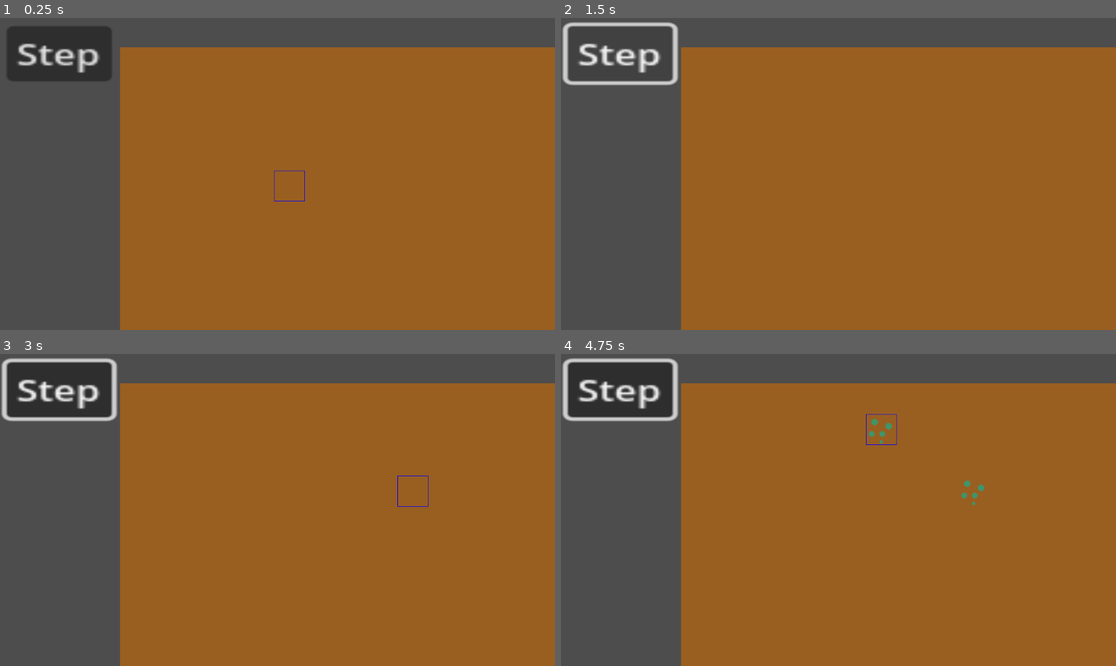
Above: before the commit, frames 1-4 (two rows, left to right).
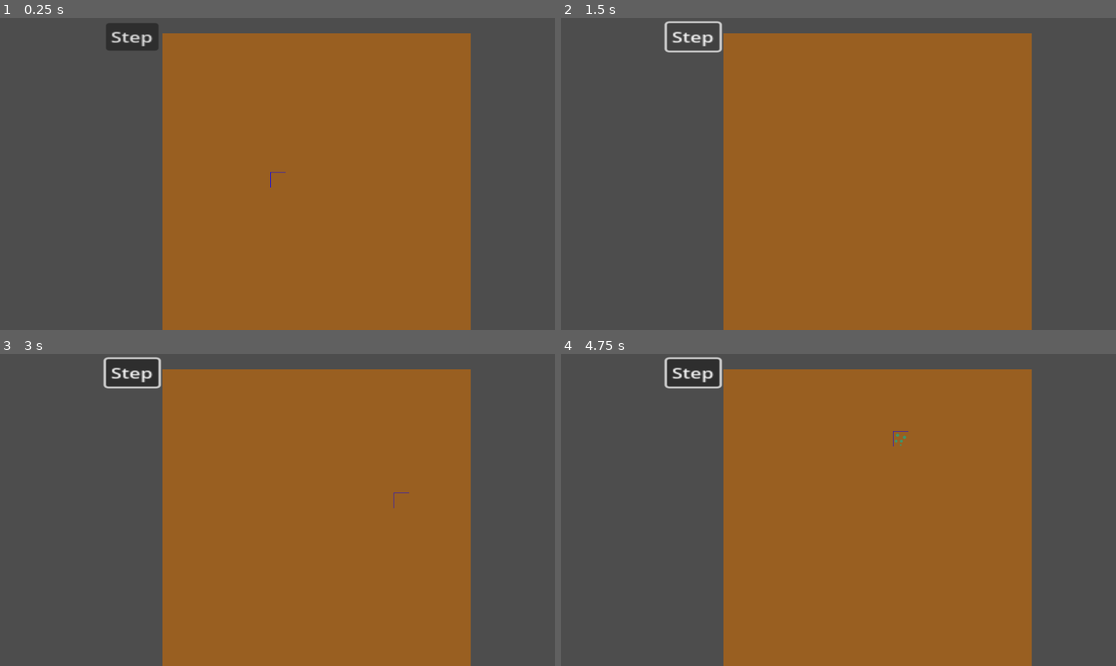
Above: after the commit, the same moments.

Repository: CMillsWork/Ecological-Succession
Game: Godot game, scene res://main.tscn
Two runs of this game, one before a commit and one after it. Both use one fixed random seed, a clock stepped at 60 frames per second and the inputs below.
Inputs (mouse positions are in pixels of both pictures, inside the frame that each line leads up to):
- Up to frame 1 (0.25 s): no input
- Up to frame 2 (1.5 s): click "Step" at 0.5 s; click "Step" at 1.25 s
- Up to frame 3 (3 s): click "Step" at 2 s; tap Enter at 2.75 s; move the mouse to (399, 494) at 2.77 s; press the mouse at (399, 494) at 2.78 s
- Up to frame 4 (4.75 s): right-click (960, 494) at 3.05 s; tap Space at 3.5 s; move the mouse to (727, 525) at 3.52 s; release the mouse at (727, 525) at 3.53 s; right-click (727, 525) at 3.6 s; click (727, 525) at 3.8 s; tap Enter at 4.25 s; move the mouse to (894, 441) at 4.27 s; press the mouse at (894, 441) at 4.28 s; right-click (894, 441) at 4.55 s

The runs differ from the first frame. In frame 1, 27% of the frame differs, in the area x 1-100%, y 1-100%; in frame 2, 25%; in frame 3, 28%; in frame 4, 28%, in the area x 0-100%, y 0-100%.

Commit message:
Lichen now behave as per Conway'ws Game of Life.
Annuals now appear when conditions are appropriate, though their
conditions might need adjusting.

Diff:
--- a/Cell.gd
+++ b/Cell.gd
@@ -27,7 +27,13 @@
 
 var sprite : AnimatedSprite2D
 
-var healthy = true;
+# 0 = die
+# 1 = live
+# 2 = populate
+var operation : int = 0;
+
+# track what this tile was at the start of the tick
+var old_type = type.DIRT;
 
 # Called when the node enters the scene tree for the first time.
 func _ready():
@@ -40,71 +46,75 @@
 	pass
 
 func check_conditions():
-	healthy = true
+	operation = 0
 
 	# what do the different plants need to survive?
 	match current_type:
 		type.DIRT:
-			healthy = false
+			grow_new()
 		type.LICHEN:
-			if sunlight > 6:
-				healthy = false
-			if sunlight < 5:
-				healthy = false
-			if water < 1: # pretty much just need water from the air
-				healthy = false
+			if sunlight == 5 && water > 0:
+				operation = 1
+			elif sunlight == 6 && water > 0:
+				operation = 2
 		type.ANNUAL:
 			if nitrates < 3:
-				healthy = false
+				operation = false
 			if water < 3: # needs water, but not too much
-				healthy = false
+				operation = false
 			if water > 5:
-				healthy = false
+				operation = false
 			if sunlight > 5.5:
-				healthy = false
+				operation = false
 			if sunlight < 4.25:
-				healthy = false
+				operation = false
+			if nitrates >= 3 && water >= 3 && water <= 5 && sunlight >= 4.25:
+				operation = 1
+			elif nitrates >= 3 && water >= 3 && water <= 5 && sunlight <= 5.5:
+				operation = 2
 		type.PERENNIAL:
 			if nitrates < 4:
-				healthy = false
+				operation = false
 			if phosphates < 2:
-				healthy = false
+				operation = false
 			if water < 4:
-				healthy = false
+				operation = false
 			if sunlight > 4.5:
-				healthy = false
+				operation = false
 			if sunlight < 3.5:
-				healthy = false
+				operation = false
 		type.FAST_TREE:
 			if nitrates < 5:
-				healthy = false
+				operation = false
 			if phosphates < 4:
-				healthy = false
+				operation = false
 			if potassium < 4:
-				healthy = false
+				operation = false
 			if water < 10:
-				healthy = false
+				operation = false
 			if sunlight > 7:
-				healthy = false
+				operation = false
 			if sunlight < 5:
-				healthy = false
+				operation = false
 		type.SLOW_TREE:
 			if nitrates < 5:
-				healthy = false
+				operation = false
 			if phosphates < 4:
-				healthy = false
+				operation = false
 			if potassium < 4:
-				healthy = false
+				operation = false
 			if water < 15:
-				healthy = false
+				operation = false
 			if sunlight > 7:
-				healthy = false
+				operation = false
 			if sunlight < 3:
-				healthy = false
+				operation = false
+		_:
+			assert(false, 'error, tile type out of bounds!')
 	# if abstracting, use the line below
 	#assert(false, 'please override')
 
-	return healthy
+	return operation
 
 
 # add and subtract nutrients
@@ -172,9 +182,14 @@
 
 # try to grow something until we get something healthy, then report back
 func grow_new():
-	for current_type in range(5,1,-1):
-		if check_conditions():
-			sunlight_used = 1 + ((current_type-1)/0.25)
+	# don't grow new stuff over non-dirt tiles
+	if current_type != type.DIRT:
+		return current_type
+
+	for iterator in range(5,0,-1):
+		current_type = iterator
+		if check_conditions() == 2:
+			grow(current_type)
 			return current_type
 
 	current_type = type.DIRT
@@ -190,19 +205,19 @@
 #	Give 1/8 that amount to each neighbor's nutrient count
 #	Remove that amount from the cell's nutrient count
 func erode():
-	var erosion_n = nitrates * water / (current_type * 10)
+	var erosion_n : float = nitrates * water / (1+current_type * 10.0)
 	round(erosion_n)
 	nitrates -= erosion_n
 
-	var erosion_p = phosphates * water / (current_type * 9)
+	var erosion_p : float = phosphates * water / (1+current_type * 9.0)
 	round(erosion_p)
 	phosphates -= erosion_p
 
-	var erosion_k = potassium * water / (current_type * 8)
+	var erosion_k : float = potassium * water / (1+current_type * 8.0)
 	round(erosion_k)
 	potassium -= erosion_k
 
-	var erosion_w = water / (current_type * 7)
+	var erosion_w : float = water / (1+current_type * 7.0)
 	round(erosion_w)
 	water -= erosion_w
 
--- a/main.gd
+++ b/main.gd
@@ -46,59 +46,77 @@
 
 	if dic.has(str(tile_data)):
 		tileMap.set_cell(2, tile_data, 1, Vector2i(0,0), 0)
-		print_debug('x=',tile_data.x, ' y=', tile_data.y, ' data=', cells[tile_data.x][tile_data.y].sunlight)
+		print_debug('x=',tile_data.x, ' y=', tile_data.y, ' data=', cells[tile_data.x][tile_data.y].water)
 
 
 func _on_clock_timeout():
 	for x in gridSize:
 		for y in gridSize:
+			var current_cell = cells[x][y]
+			# start tick by setting the old type to the current type.
+			current_cell.old_type = current_cell.current_type
 			#print_debug('checking condition on cell ', x, ',', y)
-			cells[x][y].check_conditions()
+			current_cell.check_conditions()
 
 	for x in gridSize:
 		for y in gridSize:
-			if cells[x][y].healthy == false: # if unhealthy, die
-				cells[x][y].die()
+			var current_cell = cells[x][y]
+
+			if current_cell.old_type == 0 && current_cell.operation == 2: # if dirt and populating, adjust sunlight
+				adjust_shade(x,y,-1)
+				tileMap.set_cell(1, Vector2(x,y), 0, Vector2i(0,current_cell.current_type), 0)
+			elif current_cell.operation == 0 && current_cell.old_type != 0: # if unhealthy, die; dirt cannot die
 				adjust_shade(x,y,1)
+				current_cell.die()
 				tileMap.erase_cell(1, Vector2(x,y))
-			elif cells[x][y].healthy == true: # if healthy, produce
-				cells[x][y].adjust_conditions()
-			elif cells[x][y].current_type == 0: # if dirt, try to grow something
-				var new_cell = cells[x][y].grow_new()
-				if new_cell != 0:
-					adjust_shade(x,y,-1)
-					tileMap.setCell(1, Vector2(x,y), 0, Vector2i(0,new_cell), 0)
+
+			if current_cell.operation != 0: # if healthy, produce
+				current_cell.adjust_conditions()
 
 			#clear operations after processing
 			operations[x][y] = 0
 
 	for x in gridSize:
 		for y in gridSize:
-			pass # handle erosion
+			pass
+			# var current_cell = cells[x][y]
+			# var eroded_nutrients = current_cell.erode()
+			#
+			# for erode_x in range (x-1, x+2, 1):
+			# 	for erode_y in range (y-1, y+2, 1):
+			# 		if erode_x >= 0 && erode_x < gridSize && erode_y >= 0 && erode_y < gridSize:
+			# 			cells[erode_x][erode_y].nitrates 	+= eroded_nutrients[0]
+			# 			cells[erode_x][erode_y].phosphates 	+= eroded_nutrients[1]
+			# 			cells[erode_x][erode_y].potassium 	+= eroded_nutrients[2]
+			# 			cells[erode_x][erode_y].water 		+= eroded_nutrients[3]
 
 
 # operand: 1 to add sunlight, -1 to remove sunlight
 func adjust_shade(x : int, y : int, operand : int):
 	var shade_radius : float = cells[x][y].current_type/2.0
 	shade_radius = round(shade_radius)
+	var sun_used = cells[x][y].get_sunlight_used()
 	for shade_x in range (x-shade_radius, x+shade_radius+1, 1):
 		for shade_y in range (y-shade_radius, y+shade_radius+1, 1):
-			cells[shade_x][shade_y].adjust_sunlight(operand * cells[x][y].get_sunlight_used())
+			if shade_x >= 0 && shade_x < gridSize && shade_y >= 0 && shade_y < gridSize:
+				cells[shade_x][shade_y].adjust_sunlight(operand * sun_used)
 
 func _unhandled_input(_event):
 	if Input.is_action_pressed('mouse_left'):
 		var mouse_position = tileMap.local_to_map(get_global_mouse_position())
-		tileMap.set_cell(1, mouse_position, 0, Vector2i(0,1), 0)
-		cells[mouse_position.x][mouse_position.y].grow(1)
-		adjust_shade(mouse_position.x,mouse_position.y,-1)
-		#print_debug('cell ',mouse_position.x,',',mouse_position.y,' set to ',cells[mouse_position.x][mouse_position.y] )
+		if mouse_position.x >= 0 && mouse_position.x < gridSize && mouse_position.y >= 0 && mouse_position.y < gridSize && cells[mouse_position.x][mouse_position.y].current_type == 0:
+			tileMap.set_cell(1, mouse_position, 0, Vector2i(0,1), 0)
+			cells[mouse_position.x][mouse_position.y].grow(1)
+			adjust_shade(mouse_position.x,mouse_position.y,-1)
+			#print_debug('cell ',mouse_position.x,',',mouse_position.y,' set to ',cells[mouse_position.x][mouse_position.y] )
 
 
 	if Input.is_action_pressed('mouse_right'):
 		var mouse_position = tileMap.local_to_map(get_global_mouse_position())
-		tileMap.erase_cell(1, mouse_position)
-		cells[mouse_position.x][mouse_position.y].current_type = 0
-		adjust_shade(mouse_position.x,mouse_position.y,1)
+		if mouse_position.x >= 0 && mouse_position.x < gridSize && mouse_position.y >= 0 && mouse_position.y < gridSize && cells[mouse_position.x][mouse_position.y].current_type != 0:
+			tileMap.erase_cell(1, mouse_position)
+			adjust_shade(mouse_position.x,mouse_position.y,1)
+			cells[mouse_position.x][mouse_position.y].die()
 
 
 func _on_step_button_pressed():
--- a/main.tscn
+++ b/main.tscn
@@ -44,7 +44,8 @@
 one_shot = true
 
 [node name="Camera2D" type="Camera2D" parent="."]
-position = Vector2(327, 263)
+position = Vector2(477, 583)
+zoom = Vector2(0.5, 0.5)
 
 [node name="StepButton" type="Button" parent="."]
 offset_left = -235.0
